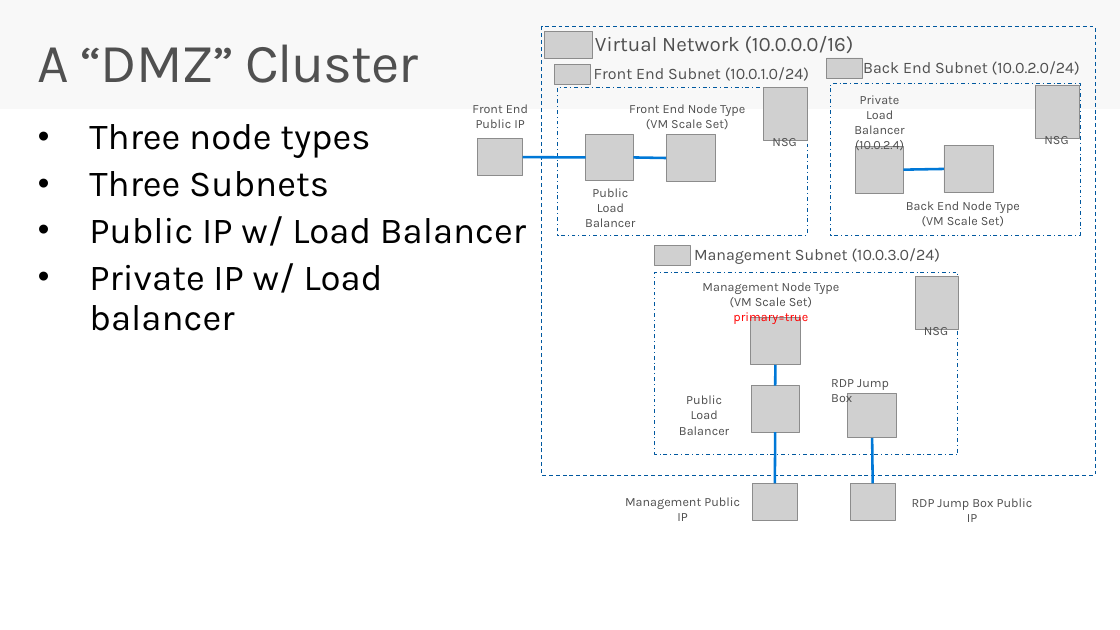
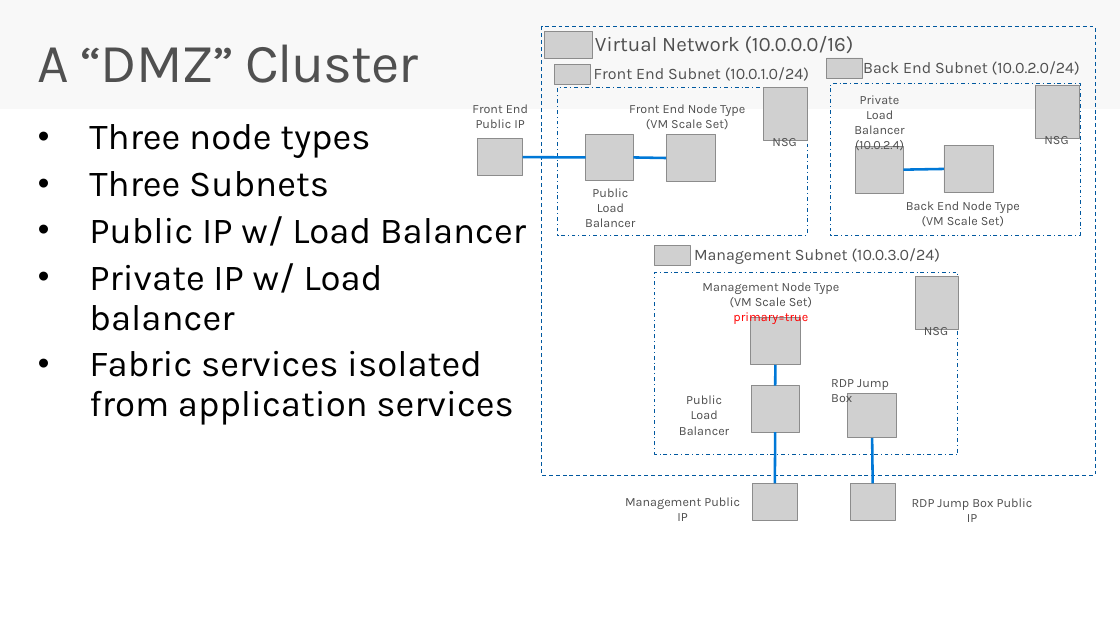
Before and after one commit to brentstineman/PersonalStuff, a slide deck: slide 13 of Presentations/Service Fabric/ServiceFabric - Real World.pptx. Drawn at 1120x630 pixels with LibreOffice and Linux fonts; fonts in the diff are those of the drawing; grey boxes stand for pictures. Boxes give left, top, right and bottom in pixels: in the first picture for what was removed or moved away, otherwise in the second. Text is boxed around its words. In the diff, an @@ line names an element or a change of style, - is before the commit and + after.

Commit message:
Added updated cluster template to be used with the certificates, updated presentation and associated readme

```diff
--- a/Presentations/Service Fabric/ServiceFabric - Real World.pptx
+++ b/Presentations/Service Fabric/ServiceFabric - Real World.pptx
@@ text at <box>89,351,513,425</box>: paragraph added @@
+• Fabric services isolated from application services
```
Also in this commit, not shown: 9 other slides changed, 2 other files.
